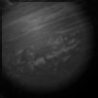
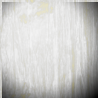
The second 98 × 98 image is a revision of the first. Changes to its layers:
hid "Black Darken" over [0, 0, 98, 98]
hid "Black Shadow" over [2, 2, 98, 98]
showed "White Shadow" over [2, 2, 98, 98]
hid "Soft Light copy for black" over [0, 0, 98, 98]
hid "Black4b Texture" over [0, 0, 98, 98]
hid "Black3 Texture" over [0, 0, 98, 98]
hid "Black2 Texture" over [0, 0, 98, 98]
showed "White1_C copy" over [0, 0, 98, 98]
showed "White1 Texture" over [0, 0, 98, 98]
